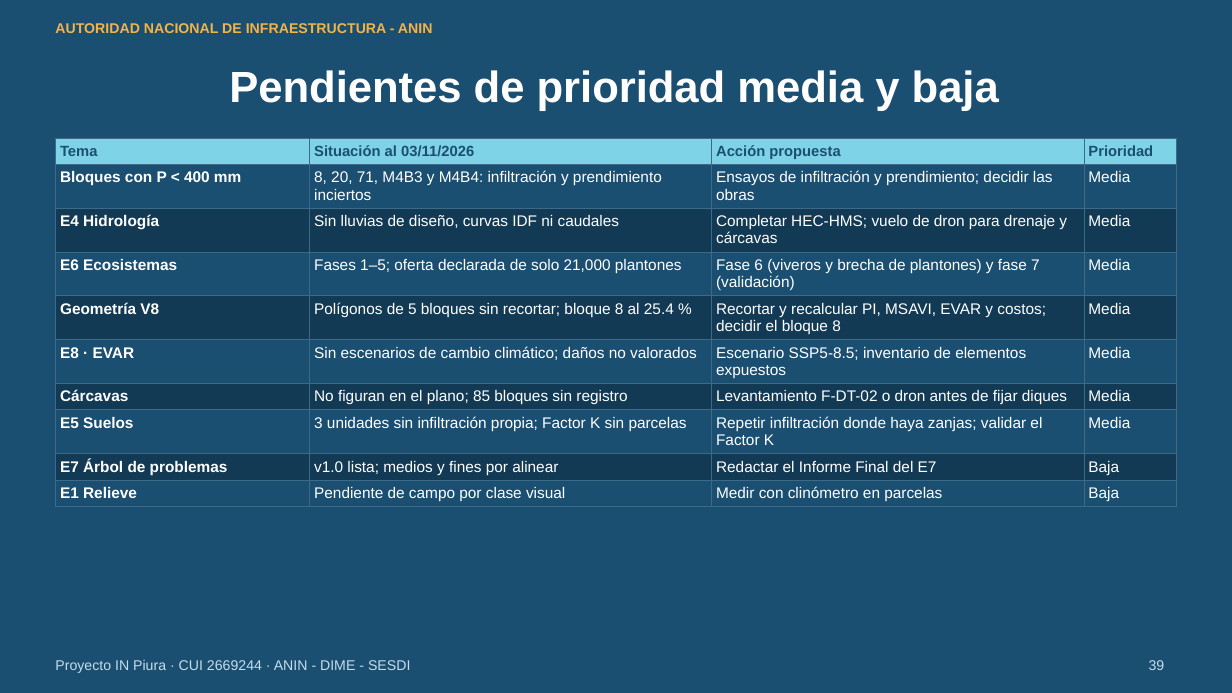
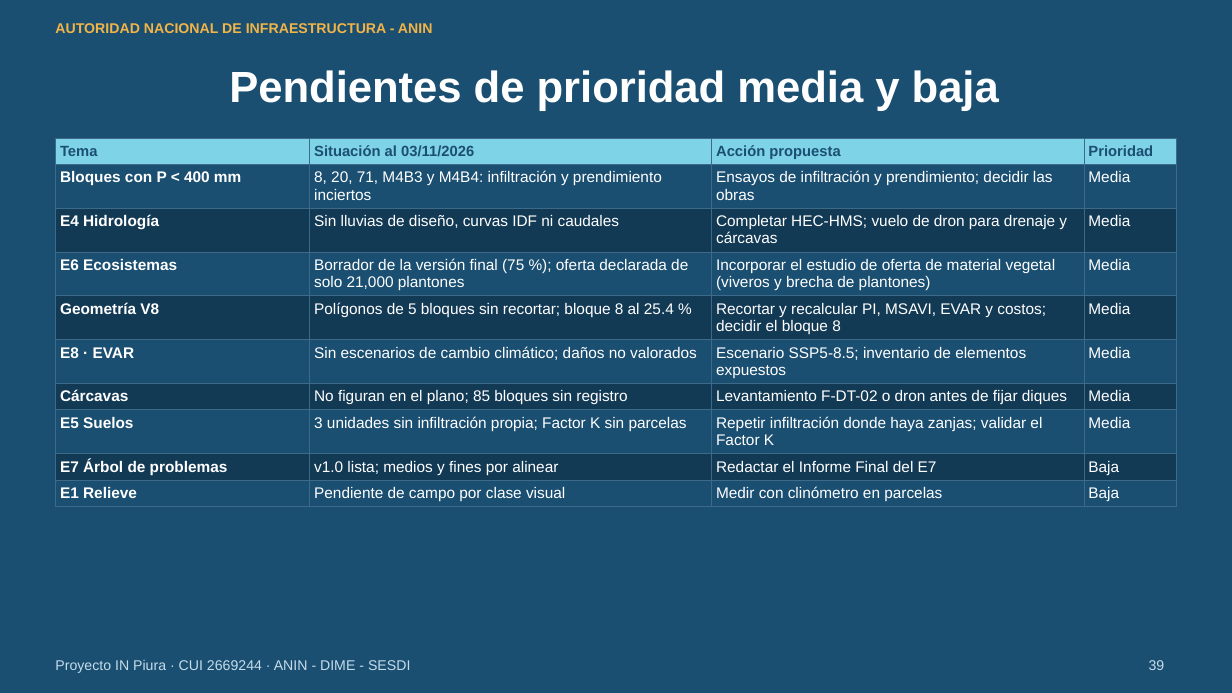
Before and after one commit to salomoncahuas-tech/Salomon1969, a slide deck: slide 39 of presentaciones/avance_perfil_sesdi_2026-11-03/Avance_Perfil_IN_Piura_SESDI_03_noviembre.pptx. Drawn at 1232x693 pixels with LibreOffice and Linux fonts; fonts in the diff are those of the drawing. Boxes give left, top, right and bottom in pixels: in the first picture for what was removed or moved away, otherwise in the second. Text is boxed around its words. In the diff, an @@ line names an element or a change of style, - is before the commit and + after.

```diff
--- a/presentaciones/avance_perfil_sesdi_2026-11-03/Avance_Perfil_IN_Piura_SESDI_03_noviembre.pptx
+++ b/presentaciones/avance_perfil_sesdi_2026-11-03/Avance_Perfil_IN_Piura_SESDI_03_noviembre.pptx
@@ table at box(55, 139, 1177, 505) @@
-row 4, column 2: Fases 1–5; oferta declarada de solo 21,000 plantones
+row 4, column 2: Borrador de la versión final (75 %); oferta declarada de solo 21,000 plantones
-row 4, column 3: Fase 6 (viveros y brecha de plantones) y fase 7 (validación)
+row 4, column 3: Incorporar el estudio de oferta de material vegetal (viveros y brecha de plantones)
```
Also in this commit, not shown: 8 other slides changed, 3 other files.
